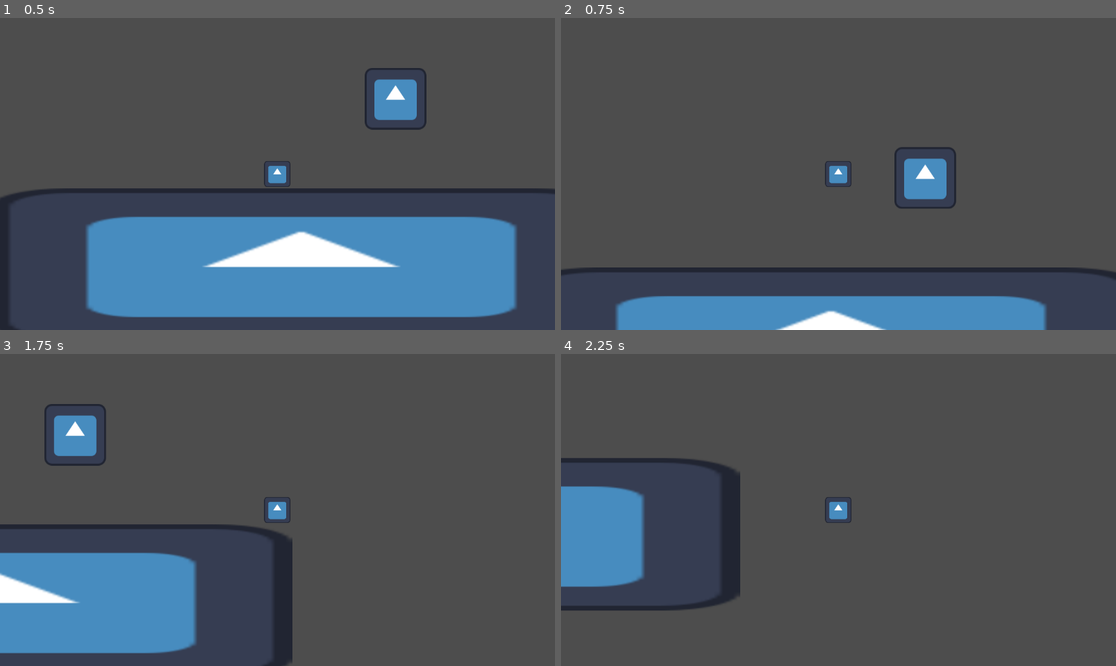
Above: before the commit, frames 1-4 (two rows, left to right).
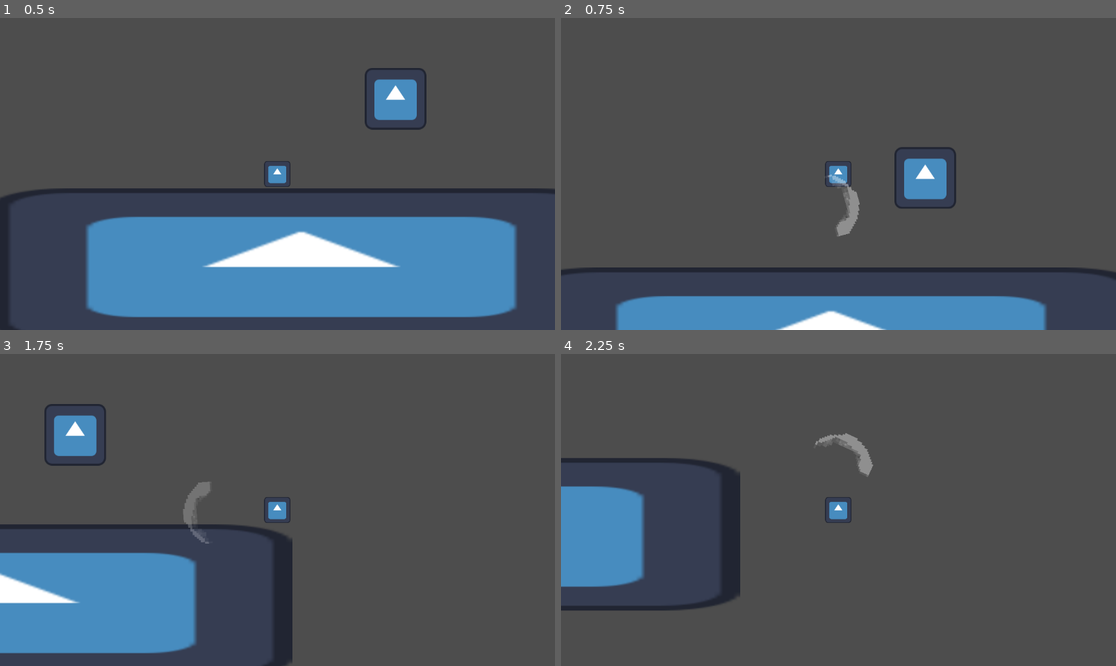
Above: after the commit, the same moments.

Repository: lostlp09/BlockStory
Game: Godot game, scene res://node_2d.tscn
The game is run twice, just before and just after one commit, with the same random seed, the same clock (stepped at 60 frames per second) and the same inputs. The engine's default icon, where the game draws it, is replaced by a stand-in: a white triangle on a blue panel in a dark square.
Inputs (mouse positions are in pixels of both pictures, inside the frame that each line leads up to):
- Up to frame 1 (0.5 s): no input
- Up to frame 2 (0.75 s): tap Enter (ui_accept) at 0.5 s; move the mouse to (960, 158) at 0.52 s; hold Right (ui_right) from 0.53 s (still down); click (960, 158) at 0.6 s
- Up to frame 3 (1.75 s): keep holding Right (ui_right); tap Enter (ui_accept) at 0.77, 1.52 s; tap Q (Beam) at 0.8, 1.35 s; move the mouse to (166, 525) at 1.27 s; click (166, 525) at 1.55 s
- Up to frame 4 (2.25 s): move the mouse to (894, 441) at 2.02 s; release Right (ui_right) at 2.03 s; hold Left (ui_left) from 2.03 s (still down); click (894, 441) at 2.1 s

Frame 1 is identical in both runs. In frame 2, 0.4% of the frame differs, in the area x 48-54%, y 50-70%; in frame 3, 0.3%; in frame 4, 0.4%.

Commit message:
added m1 (only visual)

Diff:
--- a/new_game_project/attack1.tscn
+++ b/new_game_project/attack1.tscn
@@ -1,3 +1,11 @@
 [gd_scene format=3 uid="uid://chugecwfk3cre"]
 
+[ext_resource type="Texture2D" uid="uid://cfnqarcxkdw6n" path="res://Sprite-0001.png" id="1_5cr33"]
+[ext_resource type="Script" uid="uid://dvu7012nt0y26" path="res://attack_1.gd" id="1_570f0"]
+
 [node name="Attack1" type="Node2D" unique_id=1838345179]
+script = ExtResource("1_570f0")
+
+[node name="Sprite2D" type="Sprite2D" parent="." unique_id=901427426]
+scale = Vector2(0.4, 0.4)
+texture = ExtResource("1_5cr33")
--- /dev/null
+++ b/new_game_project/attack_1.gd
@@ -0,0 +1,24 @@
+extends Node2D
+@onready var texture:Sprite2D = $Sprite2D
+func sigmoid(x) -> float:
+	return 	1/(1+exp(-x*7)) *2 -1
+
+# Called when the node enters the scene tree for the first time.
+func _ready() -> void:
+	var index = 0
+	await  get_tree().process_frame
+
+	var currentRotation = self.rotation_degrees
+	var GoalRotation  = currentRotation +90
+	print("test")
+	print(self.rotation_degrees)
+	print(GoalRotation)
+	while self.rotation_degrees < GoalRotation -0.1:
+		var calculation = sigmoid(index)
+		index += 0.03
+		texture.modulate.a = 1-calculation
+		self.rotation_degrees =  currentRotation + 90* calculation
+		await get_tree().process_frame
+	print("done")
+	self.queue_free()
+# Called every frame. 'delta' is the elapsed time since the previous frame.
--- a/new_game_project/beameffekt.gd
+++ b/new_game_project/beameffekt.gd
@@ -11,7 +11,6 @@
 		var returnValue =  (1 - sigmoid(index))
 		Pan.size.y = returnValue * originalPanelSize.y
 		Pan.position.y = returnValue * originalPanelPos.y
-		print(returnValue)
 		await get_tree().create_timer(0.01).timeout
 	self.queue_free()
 
--- a/new_game_project/normal_combat.gd
+++ b/new_game_project/normal_combat.gd
@@ -1,11 +1,18 @@
 extends Node2D
 var allowedToAttack = true
+var Attack = preload("res://attack1.tscn")
+@onready var World = $"../.."
 @onready var player = $".."
 # Called when the node enters the scene tree for the first time.
 func _ready() -> void:
 	pass # Replace with function body.
 
 
-func physics_process(delta: float) -> void:
-	if Input.is_action_just_pressed("Attack") and allowedToAttack:
+func _physics_process(delta: float) -> void:
+	if Input.is_action_just_pressed("Attack"):
+		print("spawn")
 		var direction = (get_global_mouse_position() - player.position).normalized()
+		var object = Attack.instantiate()
+		World.add_child(object)
+		object.position = player.position + direction * 40
+		object.rotation = direction.angle() + (PI/8)
--- a/new_game_project/project.godot
+++ b/new_game_project/project.godot
@@ -59,5 +59,6 @@
 Attack={
 "deadzone": 0.2,
 "events": [Object(InputEventMouseButton,"resource_local_to_scene":false,"resource_name":"","device":-1,"window_id":0,"a …(253 unchanged characters)…
+, Object(InputEventKey,"resource_local_to_scene":false,"resource_name":"","device":-1,"window_id":0,"alt_pressed":false,"shift_pressed":false,"ctrl_pressed":false,"meta_pressed":false,"pressed":false,"keycode":0,"physical_keycode":77,"key_label":0,"unicode":109,"location":0,"echo":false,"script":null)
 ]
 }
Binary file added: new_game_project/Sprite-0001.png
Not shown, added: new_game_project/Sprite-0001.png.import
Not shown, added: new_game_project/attack_1.gd.uid
